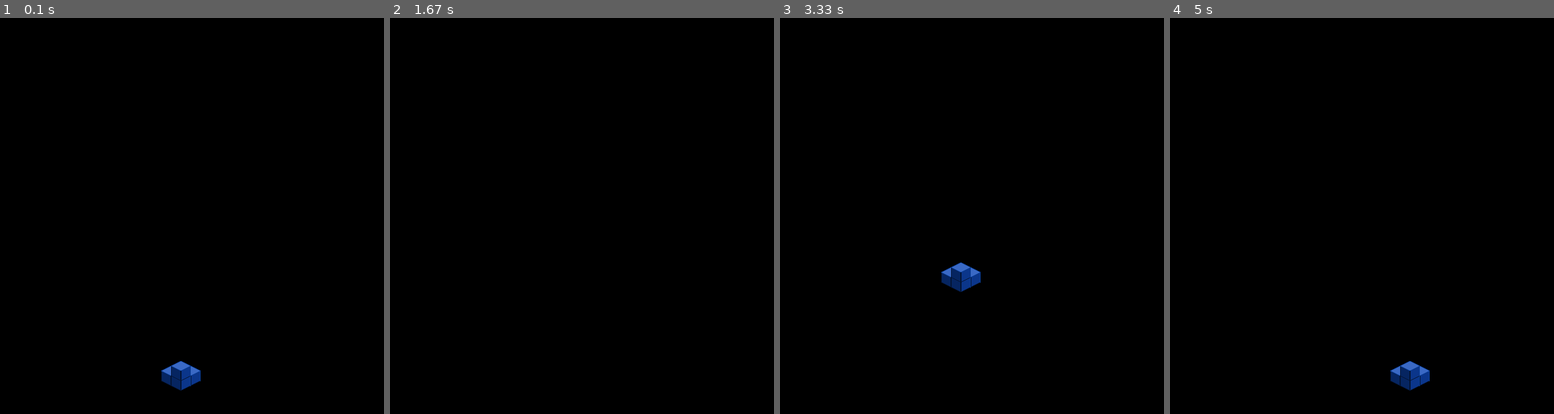
Above: before the commit, frames 1-4 (left to right).
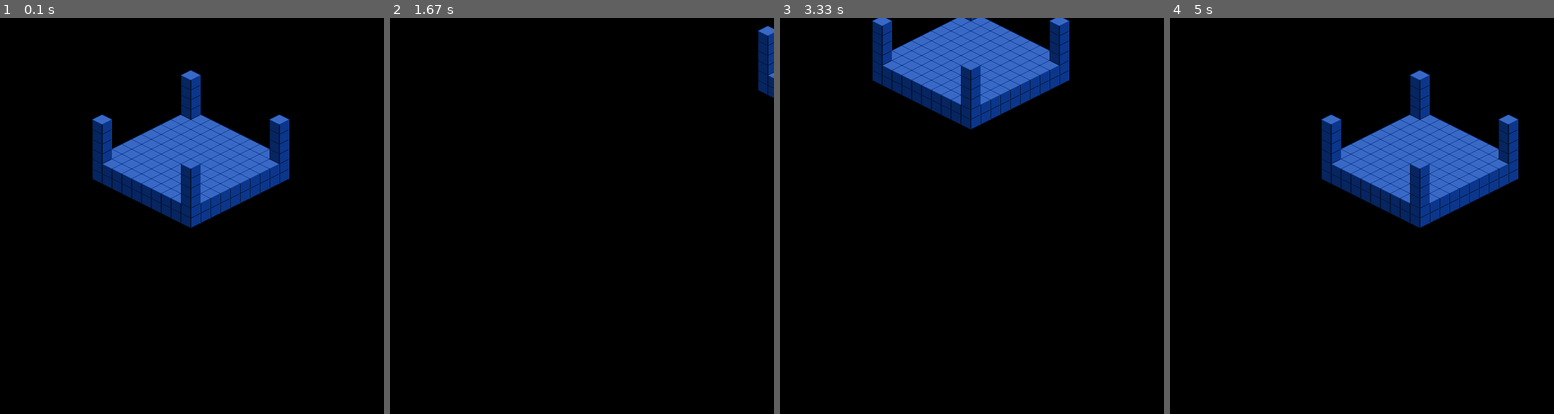
Above: after the commit, the same moments.

Repository: SoPra-Team-17/Client
Game: pygame game, started from pygame/isoTest.py
Two runs of this game, one before a commit and one after it. Both use one fixed random seed, a clock stepped at 60 frames per second and the inputs below.
Inputs:
- Up to frame 1 (0.1 s): no input
- Up to frame 2 (1.67 s): hold D 0.33-0.8 s; hold W 0.83-1.13 s; hold D 1.17-1.63 s
- Up to frame 3 (3.33 s): hold A 1.67-2.2 s; hold S 2.23-2.53 s; hold A 2.57-2.97 s; hold W from 3 s (still down)
- Up to frame 4 (5 s): release W at 3.37 s; hold D 3.4-4.03 s; hold S 4.07-4.43 s; hold A 4.47-4.93 s; hold D from 4.97 s (still down)

The runs differ from the first frame. In frame 1, 11% of the frame differs, in the area x 24-76%, y 13-95%; in frame 2, 0.7%; in frame 3, 10%; in frame 4, 11%.

Commit message:
added layering

Diff:
--- a/pygame/isoTest.py
+++ b/pygame/isoTest.py
@@ -9,8 +9,7 @@
 # https://python-forum.io/Thread-PyGame-Simple-code-for-isometric-2D-games
 
 WINDOW_SIZE = (660, 660)
-TILEWIDTH = 32
-TILEHEIGHT = 32
+
 
 FPS = 60.0
 
@@ -28,20 +27,21 @@
 ]
 
 class Block:
-    def __init__(self,x,y):
+    def __init__(self,x,y,z):
         self.block = pygame.image.load("block.png")
         self.base = pygame.image.load("base.png")
         self.x = x
         self.y = y
+        self.z = z
+        self.__TILEWIDTH = 32
+        self.__TILEHEIGHT = 32
 
     def draw_block(self,screen,tileImage):
-        world_x = self.x * TILEWIDTH/2
-        world_y = self.y * TILEHEIGHT/2
-        iso_x = (world_x - world_y)
-        iso_y = (world_x + world_y) / 2
-        centered_x = screen.get_rect().centerx + iso_x
-        centered_y = screen.get_rect().centery /2 + iso_y
-        screen.blit(tileImage,(centered_x,centered_y))
+        m_x = screen.get_rect().centerx
+        m_y = screen.get_rect().centery
+        v_x = self.x * self.__TILEWIDTH / 2 - self.y * self.__TILEHEIGHT / 2 + m_x
+        v_y = self.x * self.__TILEWIDTH / 4 + self.y * self.__TILEHEIGHT / 4 - self.z * self.__TILEHEIGHT / 2 + m_y / 2
+        screen.blit(tileImage,(v_x,v_y))
 
 
 class BlockGroup:
@@ -61,27 +61,12 @@
             block.draw_block(screen,block.block)
 
 
-def draw_floor(screen):
-    for row_nb, row in enumerate(map_data):
-        for col_nb, tile in enumerate(row):
-            # checken ob da ne Wand steht
-            if tile == 1:
-                tileImage = block
-            else:
-                tileImage = base
-            world_x = row_nb * TILEWIDTH / 2
-            world_y = col_nb * TILEHEIGHT / 2
-            iso_x = (world_x - world_y)
-            iso_y = (world_x + world_y) / 2
-            centered_x = screen.get_rect().centerx + iso_x
-            centered_y = screen.get_rect().centery / 2 + iso_y
-            screen.blit(tileImage, (centered_x, centered_y))
 
 
 
 class Camera:
 
-    def __init__(self,camera_speed=1,x_factor=.5,y_factor=1):
+    def __init__(self,camera_speed=1.0,x_factor=.5,y_factor=1):
         self.__xTrans__ = 0
         self.__yTrans__ = 0
         self.__xFactor__ = x_factor
@@ -116,6 +101,22 @@
         self.__yTrans__ = 0
 
 
+def getPlayingField(group):
+    for i in range(0,10,1):
+        for j in range(0,10,1):
+            group.add(Block(i,j,0))
+    for i in range(0,10,1):
+        for j in range(0,10,1):
+            group.add(Block(i,j,1))
+
+    for i in range(2,6,1):
+        group.add(Block(0,0,i))
+        group.add(Block(9, 0, i))
+        group.add(Block(0, 9, i))
+        group.add(Block(9, 9, i))
+
+
+
 def main():
     pygame.init()
 
@@ -125,10 +126,7 @@
     clock = pygame.time.Clock()
 
     blockGroup = BlockGroup()
-    blockGroup.add(Block(25,25))
-    blockGroup.add(Block(24, 26))
-    blockGroup.add(Block(25, 26))
-    blockGroup.add(Block(24, 25))
+    getPlayingField(blockGroup)
 
     cam = Camera(camera_speed=.5)
 
